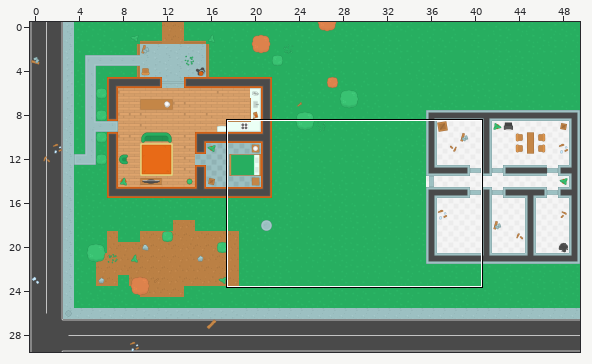
An edit to a level. Tiled map, maps/level1.tmx. The picture above shows the old version from afar; the outline marks the close-up.
Close-up. First the earlier version:
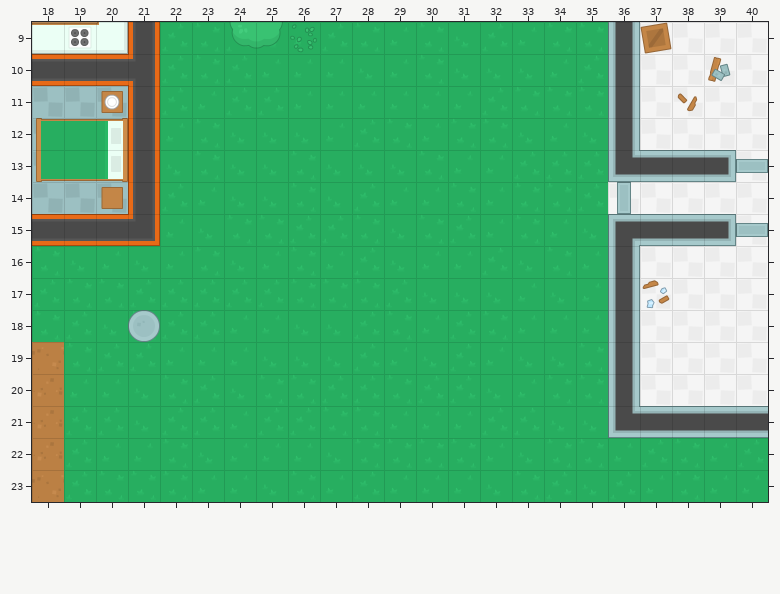
Cells are 64x64 px. Shown: x 18..40, y 9..23.
After the commit:
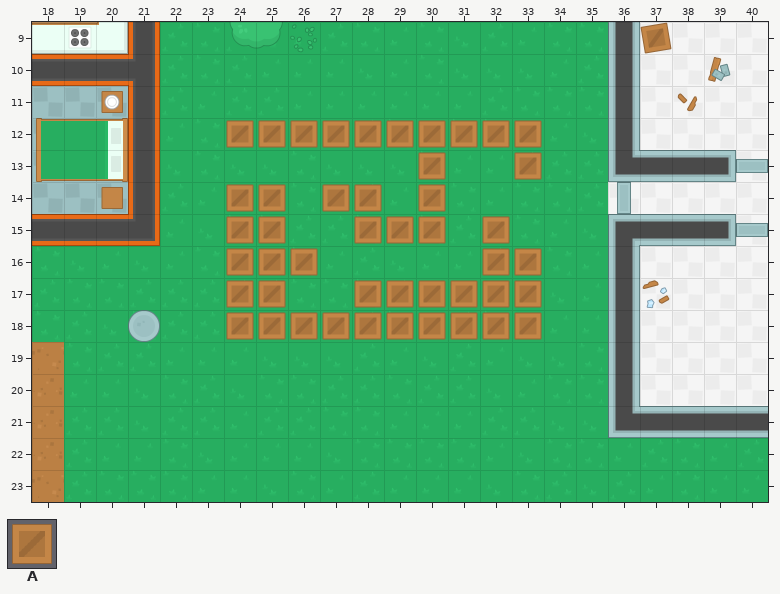
Key: from "spritesheet_tiles": A 128.
_ is an empty cell.
The exact change:
Layer "walls":
y 12: x 25..29 _____ -> AAAAA
Layer "decorations":
y 12: x 24 _ -> A; x 30..33 ____ -> AAAA
y 13: x 30 _ -> A; x 33 _ -> A
y 14: x 24..25 __ -> AA; x 27..28 __ -> AA; x 30 _ -> A
y 15: x 24..25 __ -> AA; x 28..30 ___ -> AAA; x 32 _ -> A
y 16: x 24..26 ___ -> AAA; x 32..33 __ -> AA
y 17: x 24..25 __ -> AA; x 28..33 ______ -> AAAAAA
y 18: x 24..33 __________ -> AAAAAAAAAA
